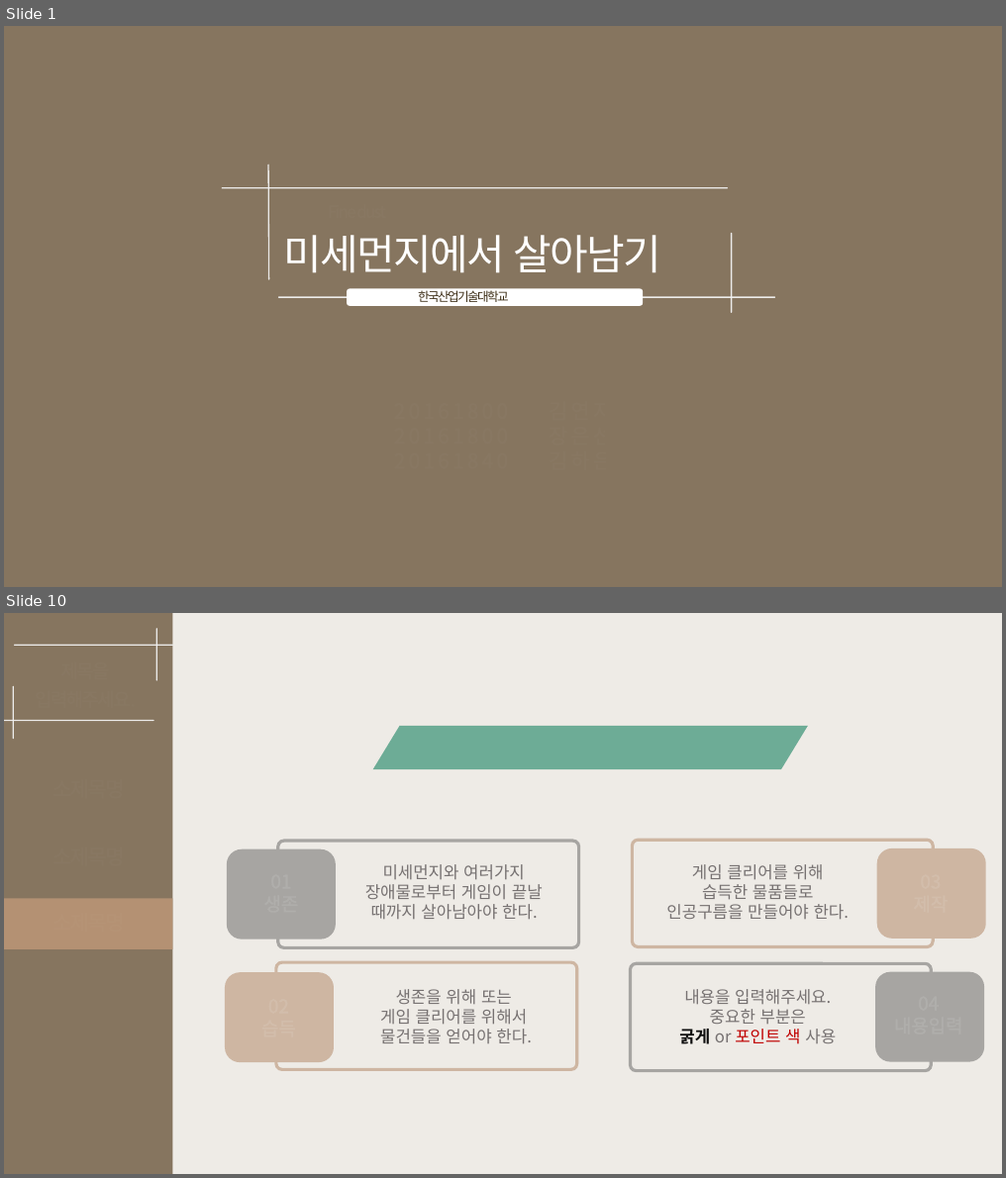
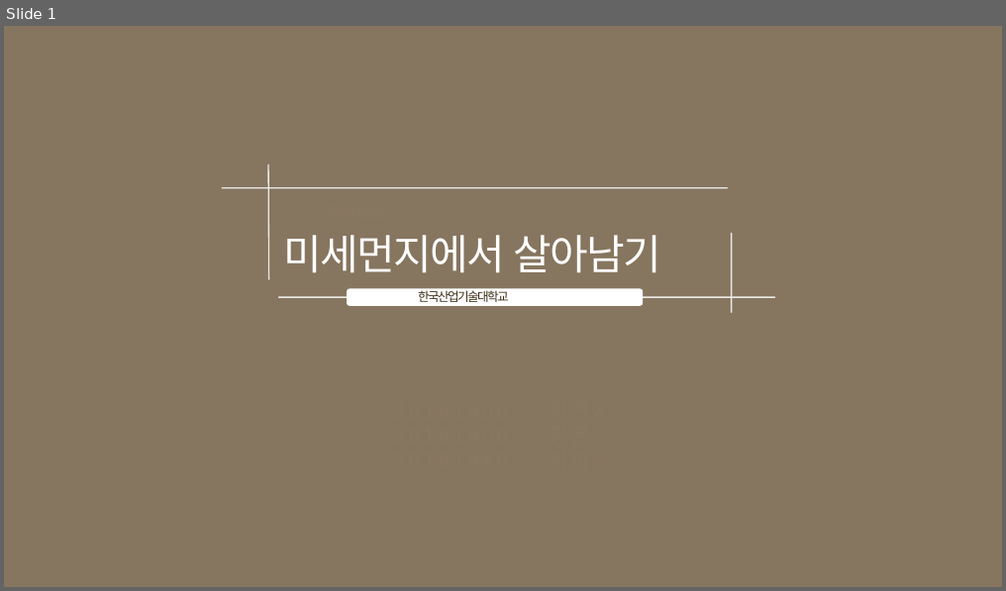
Before and after one commit to goldsun119/Graduation-Project, a slide deck: Document/1206 기획발표자료_03.pptx. Shown one above the other, each under a label of ours: slides 1 and 10 before the commit, slide 1 after it; the slides between them are not shown. The pictures are 1006x1178 and 1006x591 pixels, drawn with LibreOffice and Linux fonts; fonts in the diff are those of the drawing. Boxes give left, top, right and bottom in pixels: in the first picture for what was removed or moved away, otherwise in the second. Text is boxed around its words. In the diff, an @@ line names an element or a change of style, - is before the commit and + after.

```diff
--- a/Document/1206 기획발표자료_03.pptx
+++ b/Document/1206 기획발표자료_03.pptx
@@ slide 10 removed at (4, 613, 1002, 1174), background #EEEBE6 @@
@@ rectangle removed at (4, 613, 172, 1174) @@
@@ line removed from (156, 629) to (156, 680) @@
@@ line removed from (172, 646) to (15, 646) @@
@@ line removed from (13, 686) to (13, 738) @@
@@ line removed from (153, 721) to (4, 721) @@
@@ parallelogram removed at (373, 726, 808, 770) @@
@@ text removed at (172, 734, 1002, 770) @@
-소제목을 입력해주세요.
@@ rounded rectangle removed at (227, 850, 336, 940) @@
@@ rounded rectangle removed at (278, 841, 579, 948) @@
@@ rounded rectangle removed at (632, 840, 933, 947) @@
@@ rounded rectangle removed at (877, 849, 986, 939) @@
@@ text removed at (365, 864, 543, 919) @@
-미세먼지와 여러가지
-장애물로부터 게임이 끝날
-때까지 살아남아야 한다.
@@ text removed at (666, 864, 849, 919) @@
-게임 클리어를 위해
-습득한 물품들로
-인공구름을 만들어야 한다.
@@ rectangle removed at (4, 898, 172, 950) @@
@@ rounded rectangle removed at (276, 962, 577, 1069) @@
@@ rounded rectangle removed at (631, 964, 932, 1071) @@
@@ rounded rectangle removed at (225, 972, 334, 1062) @@
@@ text removed at (380, 989, 532, 1044) @@
-생존을 위해 또는
-게임 클리어를 위해서
-물건들을 얻어야 한다.
@@ text removed at (679, 989, 836, 1045) @@
-내용을 입력해주세요.
-중요한 부분은
-굵게 or 포인트 색 사용
@@ rounded rectangle removed at (875, 972, 985, 1062) @@
```
Also in this commit, not shown: 6 slides changed, 4 slides added, 4 other slides removed, 2 other files.
